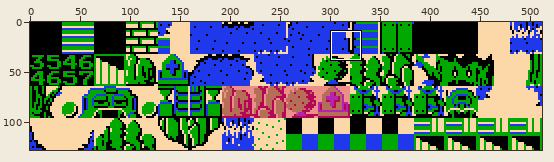
One commit to this sprite sheet: references/Columns.png. The picture above shows the old version from afar; the outline marks the close-up.
Close-up. Earlier state:
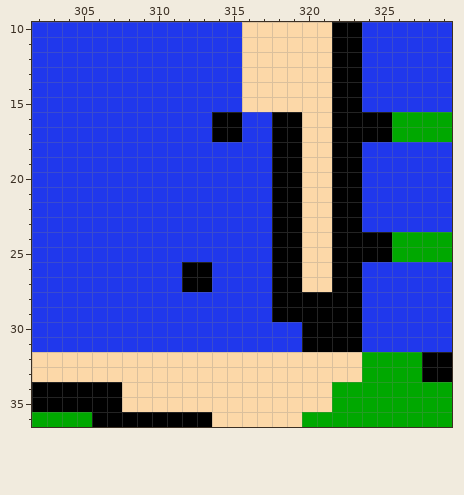
The file is 512x128 pixels. Shown: x 302..329, y 10..36.
Now the later version:
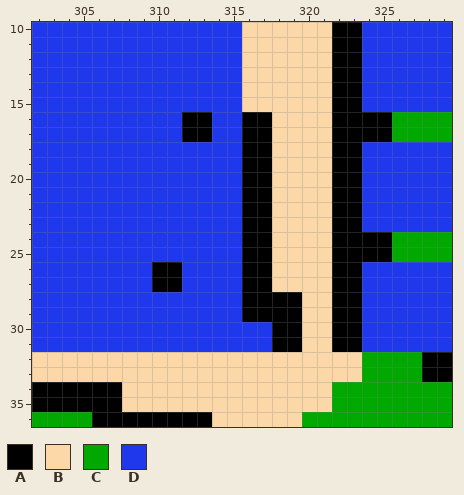
Palette (. is transparent): A #000000  B #fcd8a8  C #00a800  D #2038ec
What changed:
Colour D becomes colour A in rows 16 to 17 at x 312 to 313 and 316 to 317; in rows 18 to 25 at x 316 to 317; in rows 26 to 27 at x 310 to 311 and 316 to 317; in rows 28 to 29 at x 316 to 317; in rows 30 to 31 at x 318 to 319.
Colour A becomes colour B in rows 16 to 27 at x 318 to 319; in rows 28 to 31 at x 320 to 321.
Colour A becomes colour D in rows 16 to 17 at x 314 to 315; in rows 26 to 27 at x 312 to 313.
Where, in picture pixels (left, top, right, bottom), the same in both close-ups:
changed: (152, 112, 332, 352)
